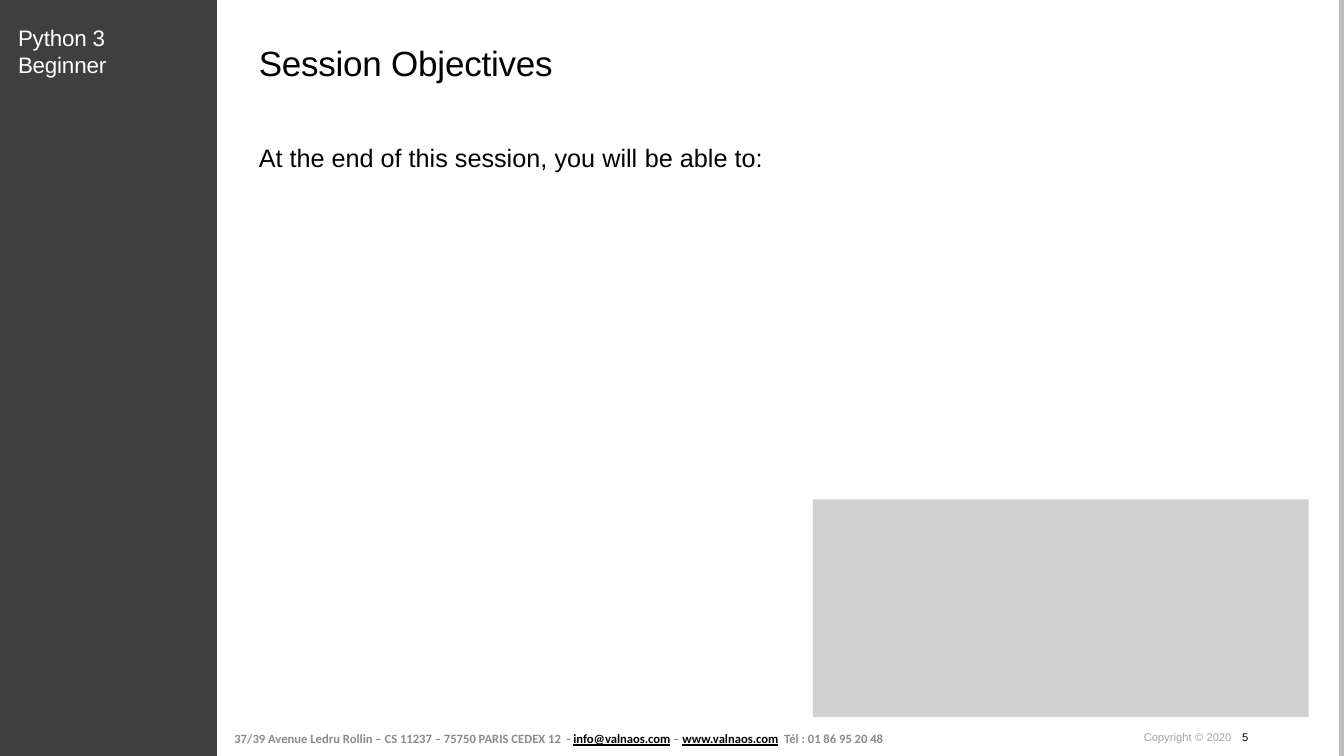
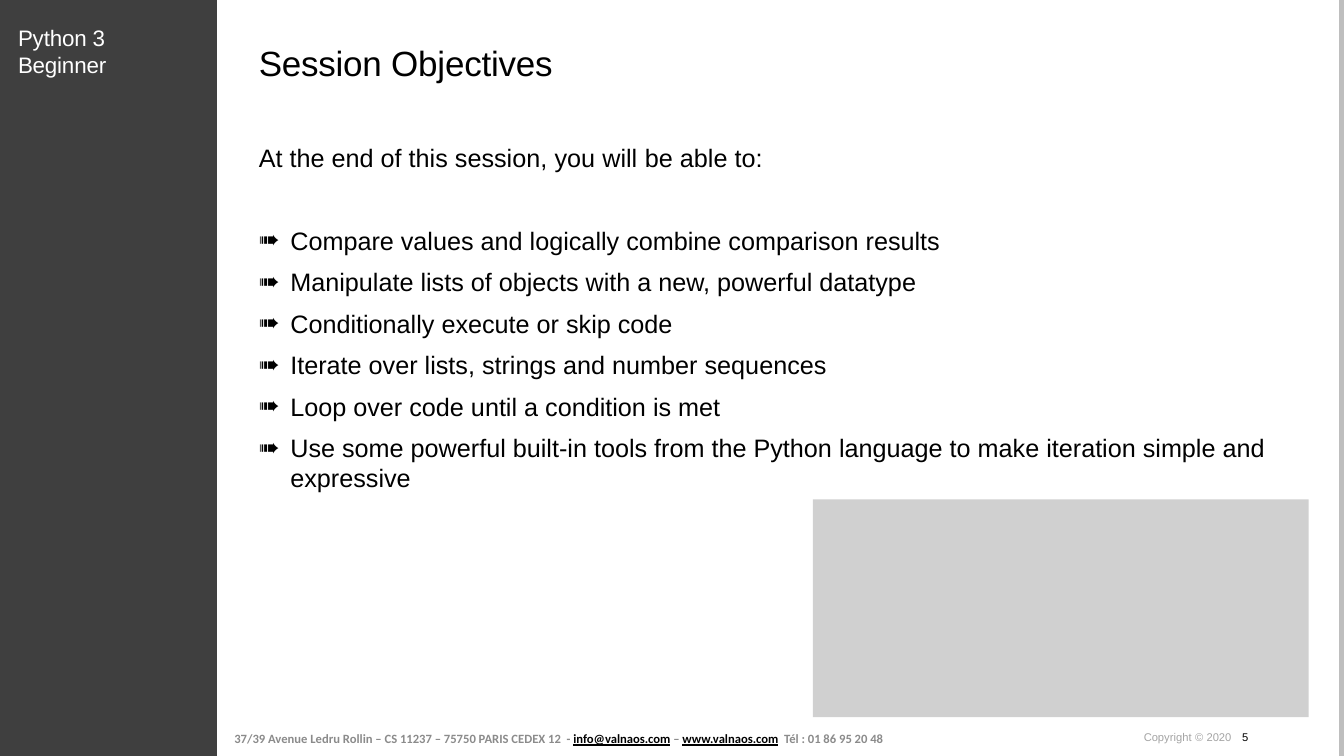
Before and after one commit to cstar-industries/python-3-beginner, a slide deck: slide 5 of 002-Control-Flow/Control Flow - Slides.pptx. Drawn at 1344x756 pixels with LibreOffice and Linux fonts; fonts in the diff are those of the drawing; grey boxes stand for pictures; background and template pictures are left out. Boxes give left, top, right and bottom in pixels: in the first picture for what was removed or moved away, otherwise in the second. Text is boxed around its words. In the diff, an @@ line names an element or a change of style, - is before the commit and + after.

```diff
--- a/002-Control-Flow/Control Flow - Slides.pptx
+++ b/002-Control-Flow/Control Flow - Slides.pptx
@@ text at bbox=[290, 231, 1265, 493]: paragraphs added @@
+➠ Compare values and logically combine comparison results
+➠ Manipulate lists of objects with a new, powerful datatype
+➠ Conditionally execute or skip code
+➠ Iterate over lists, strings and number sequences
+➠ Loop over code until a condition is met
+➠ Use some powerful built-in tools from the Python language to make iteration simple and expressive
```
Also in this commit, not shown: 1 other slide changed, 1 other file.
